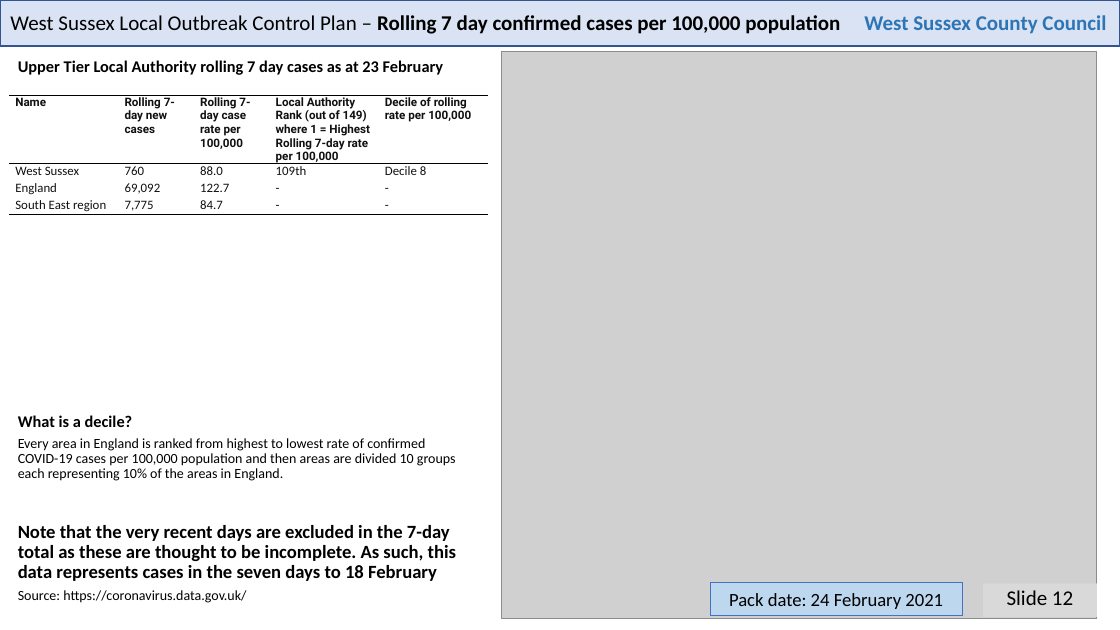
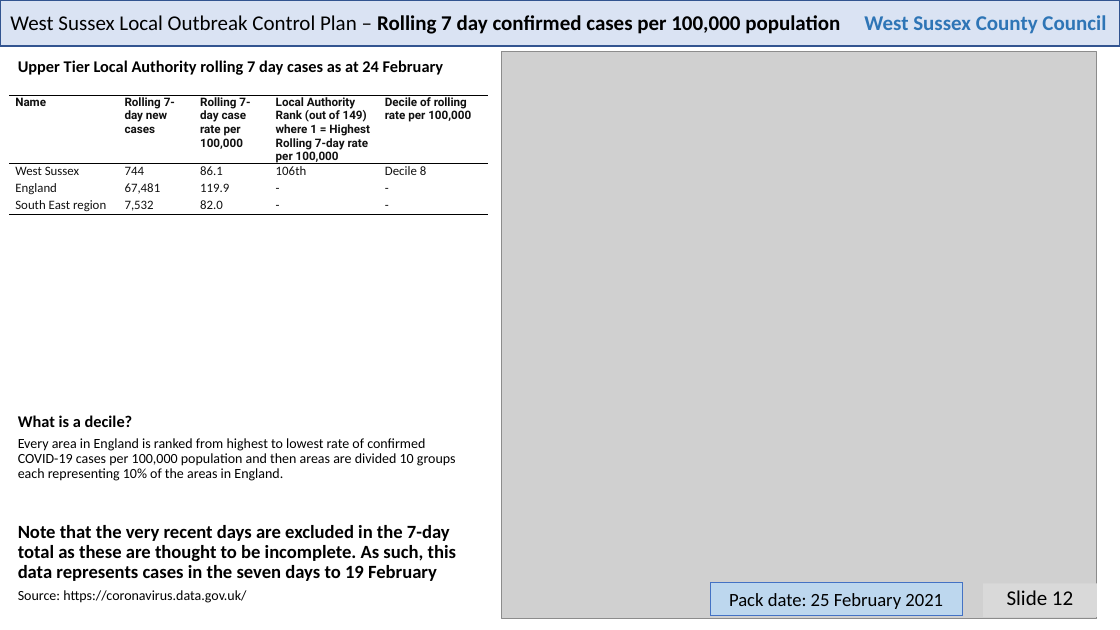
Before and after one commit to psychty/wsx_covid_datapack_public, a slide deck: slide 12 of Latest_West_Sussex_C19_slide_deck.pptx. Drawn at 1120x630 pixels with LibreOffice and Linux fonts; fonts in the diff are those of the drawing; grey boxes stand for pictures. Boxes give left, top, right and bottom in pixels: in the first picture for what was removed or moved away, otherwise in the second. Text is boxed around its words. In the diff, an @@ line names an element or a change of style, - is before the commit and + after.

```diff
--- a/Latest_West_Sussex_C19_slide_deck.pptx
+++ b/Latest_West_Sussex_C19_slide_deck.pptx
@@ text at (x1=18, y1=60, x2=444, y2=75): text changed @@
-Upper Tier Local Authority rolling 7 day cases as at 23 February
+Upper Tier Local Authority rolling 7 day cases as at 24 February
@@ table at (x1=9, y1=96, x2=488, y2=329) @@
-row 2: West Sussex | 760 | 88.0 | 109th | Decile 8
+row 2: West Sussex | 744 | 86.1 | 106th | Decile 8
-row 3, column 2: 69,092
+row 3, column 2: 67,481
-row 3, column 3: 122.7
+row 3, column 3: 119.9
-row 4, column 2: 7,775
+row 4, column 2: 7,532
-row 4, column 3: 84.7
+row 4, column 3: 82.0
@@ text at (x1=18, y1=525, x2=456, y2=581): text changed @@
-Note that the very recent days are excluded in the 7-day total as these are thought to be incomplete. As such, this data represents cases in the seven days to 18 February
+Note that the very recent days are excluded in the 7-day total as these are thought to be incomplete. As such, this data represents cases in the seven days to 19 February
@@ text in rectangle at (x1=729, y1=593, x2=943, y2=609): text changed @@
-Pack date: 24 February 2021
+Pack date: 25 February 2021
```
Also in this commit, not shown: 21 other slides changed, 55 other files.
